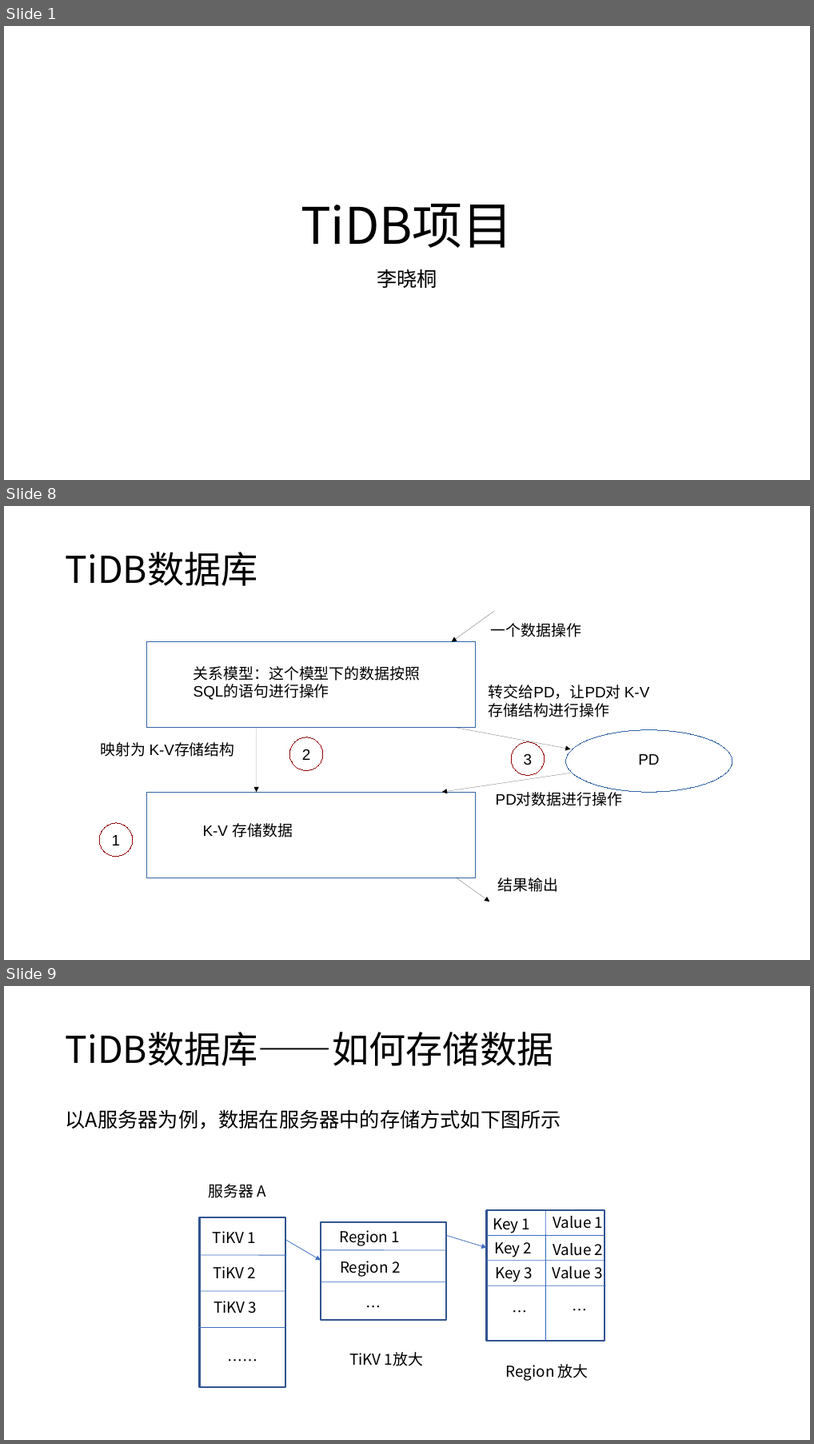
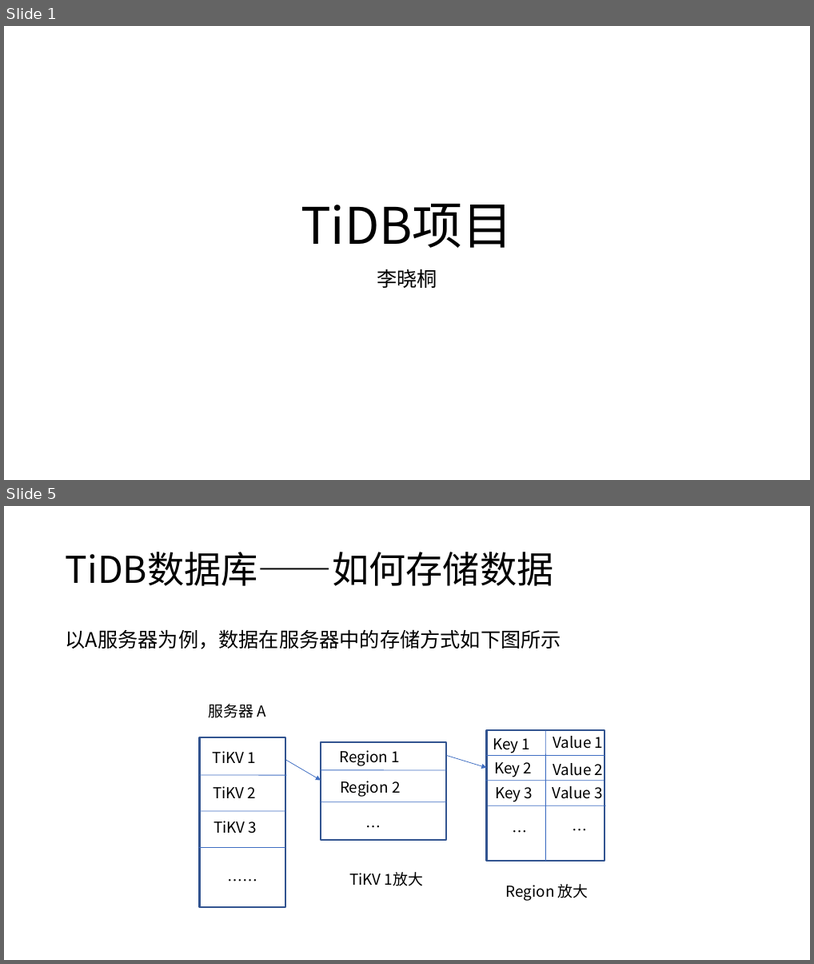
Before and after one commit to Doris404/Study-paper-channel, a slide deck: Chai' project/study material/notes/TiDB项目.pptx. Shown one above the other, each under a label of ours: slides 1, 8 and 9 before the commit, slides 1 and 5 after it; the slides between them are not shown. The pictures are 814x1444 and 814x964 pixels, drawn with LibreOffice and Linux fonts; fonts in the diff are those of the drawing. Boxes give left, top, right and bottom in pixels: in the first picture for what was removed or moved away, otherwise in the second. Text is boxed around its words. In the diff, an @@ line names an element or a change of style, - is before the commit and + after.

```diff
--- a/Chai' project/study material/notes/TiDB项目.pptx
+++ b/Chai' project/study material/notes/TiDB项目.pptx
@@ slide 8 removed at (x1=4, y1=506, x2=810, y2=960), background #FFFFFF @@
@@ text removed at (x1=66, y1=552, x2=258, y2=586) @@
-TiDB数据库
@@ arrow removed from (494, 611) to (452, 641) @@
@@ text removed at (x1=491, y1=623, x2=582, y2=637) @@
-一个数据操作
@@ rectangle removed at (x1=146, y1=641, x2=475, y2=728) @@
@@ text removed at (x1=194, y1=666, x2=420, y2=700) @@
-关系模型：这个模型下的数据按照SQL的语句进行操作
@@ text removed at (x1=489, y1=684, x2=650, y2=699) @@
-转交给PD，让PD对 K-V存储结构进行操作
@@ text removed at (x1=101, y1=742, x2=235, y2=756) @@
-映射为 K-V存储结构
@@ arrow removed from (256, 728) to (256, 792) @@
@@ ellipse removed at (x1=290, y1=737, x2=323, y2=770) @@
-2
@@ arrow removed from (457, 728) to (571, 749) @@
@@ ellipse removed at (x1=511, y1=742, x2=545, y2=776) @@
-3
@@ ellipse removed at (x1=566, y1=730, x2=733, y2=792) @@
@@ text removed at (x1=638, y1=754, x2=659, y2=764) @@
-PD
@@ rectangle removed at (x1=146, y1=792, x2=475, y2=877) @@
@@ arrow removed from (571, 772) to (442, 792) @@
@@ text removed at (x1=496, y1=793, x2=623, y2=806) @@
-PD对数据进行操作
@@ ellipse removed at (x1=99, y1=823, x2=133, y2=856) @@
-1
@@ text removed at (x1=203, y1=823, x2=293, y2=837) @@
-K-V 存储数据
@@ arrow removed from (457, 877) to (490, 902) @@
@@ text removed at (x1=498, y1=877, x2=559, y2=892) @@
-结果输出
@@ what was slide 9 is now slide 5 @@
```
Also in this commit, not shown: 4 slides changed, 5 slides added, 3 other slides removed, 12 other files.
